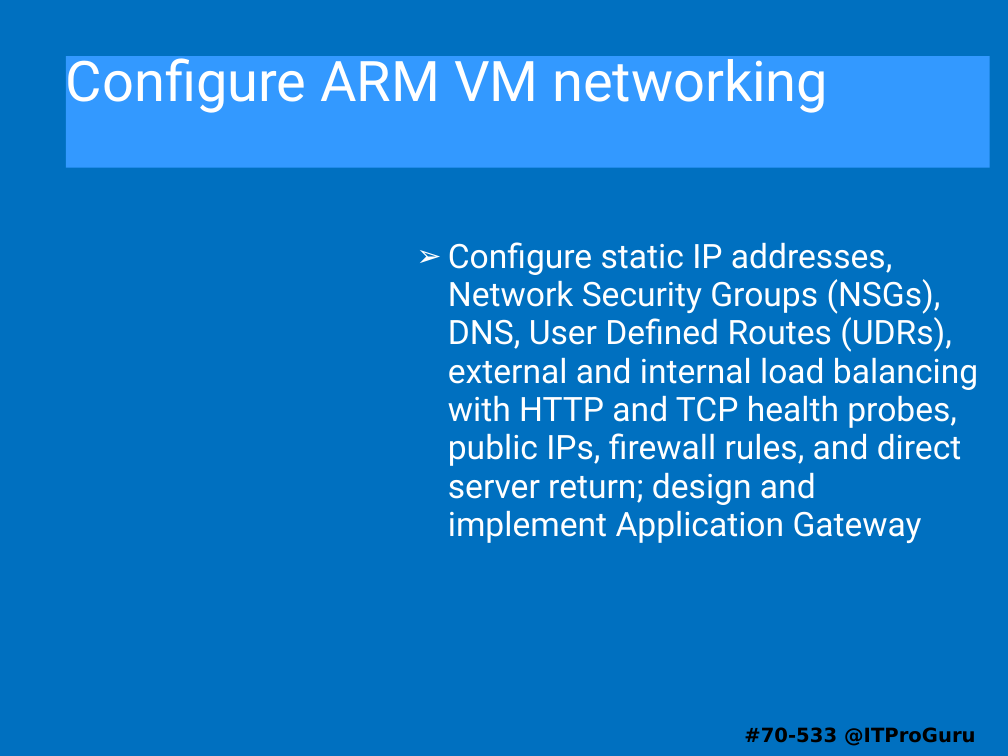
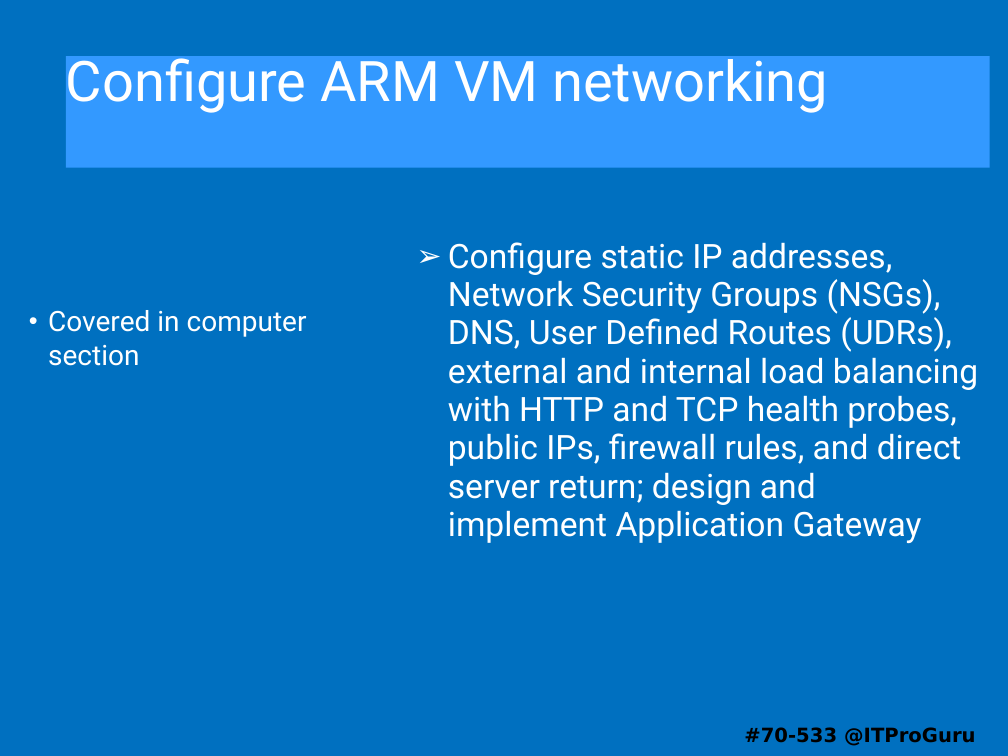
Before and after one commit to guruskill/70-533, a slide deck: slide 18 of 70-533-04-Network.pptx (slide 5 before the commit). Drawn at 1008x756 pixels with LibreOffice and Linux fonts; fonts in the diff are those of the drawing. Boxes give left, top, right and bottom in pixels: in the first picture for what was removed or moved away, otherwise in the second. Text is boxed around its words. In the diff, an @@ line names an element or a change of style, - is before the commit and + after.

```diff
--- a/70-533-04-Network.pptx
+++ b/70-533-04-Network.pptx
@@ text added at (48,310,307,366), 20 pt, text #FFFFFF @@
+• Covered in computer section
```
Also in this commit, not shown: 16 slides added, 2 slides removed, 8 other files.
